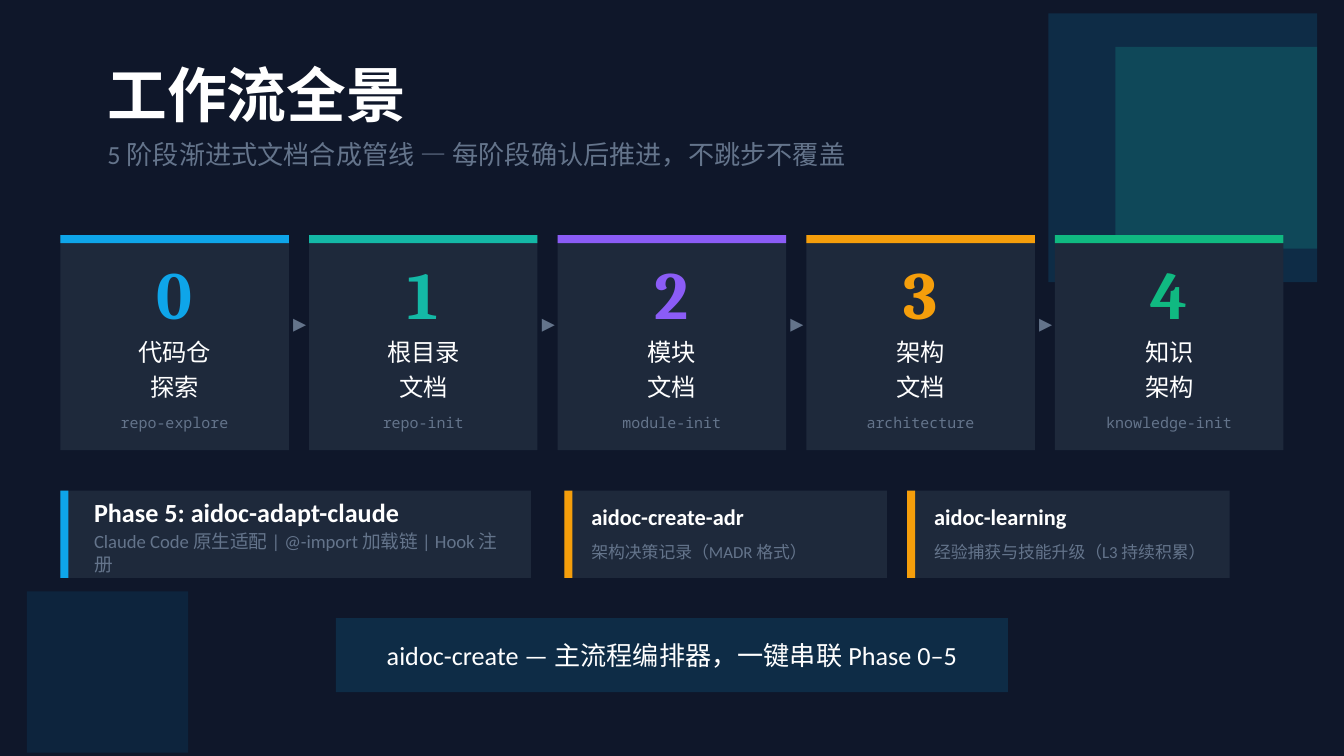
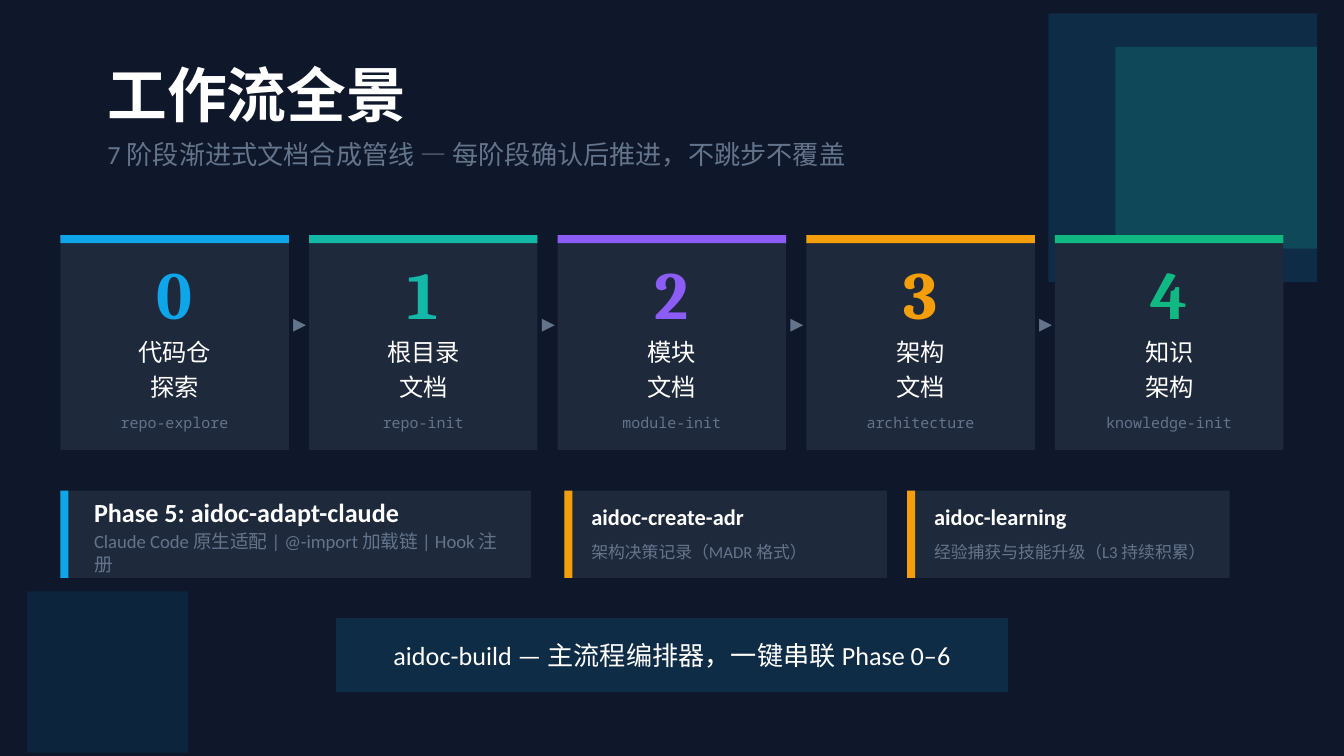
Before and after one commit to xdlsy/myskill, a slide deck: slide 5 of pptx/aidoc-introduction.pptx. Drawn at 1344x756 pixels with LibreOffice and Linux fonts; fonts in the diff are those of the drawing. Boxes give left, top, right and bottom in pixels: in the first picture for what was removed or moved away, otherwise in the second. Text is boxed around its words. In the diff, an @@ line names an element or a change of style, - is before the commit and + after.

```diff
--- a/pptx/aidoc-introduction.pptx
+++ b/pptx/aidoc-introduction.pptx
@@ text at bbox=[107, 142, 846, 167]: text changed @@
-5 阶段渐进式文档合成管线 — 每阶段确认后推进，不跳步不覆盖
+7 阶段渐进式文档合成管线 — 每阶段确认后推进，不跳步不覆盖
@@ text at bbox=[393, 643, 951, 668]: text changed @@
-aidoc-create — 主流程编排器，一键串联 Phase 0–5
+aidoc-build — 主流程编排器，一键串联 Phase 0–6
```
Also in this commit, not shown: 6 other slides changed, 1 slide added, 28 other files.
